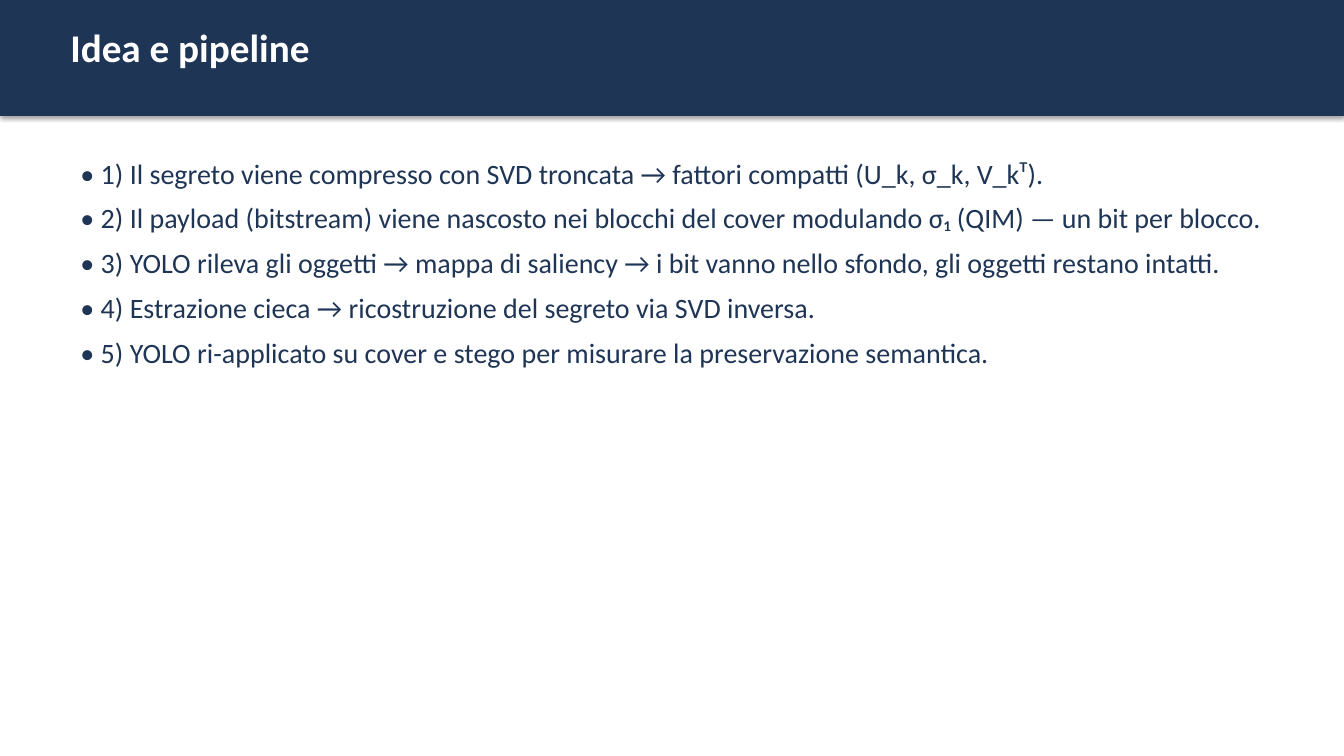
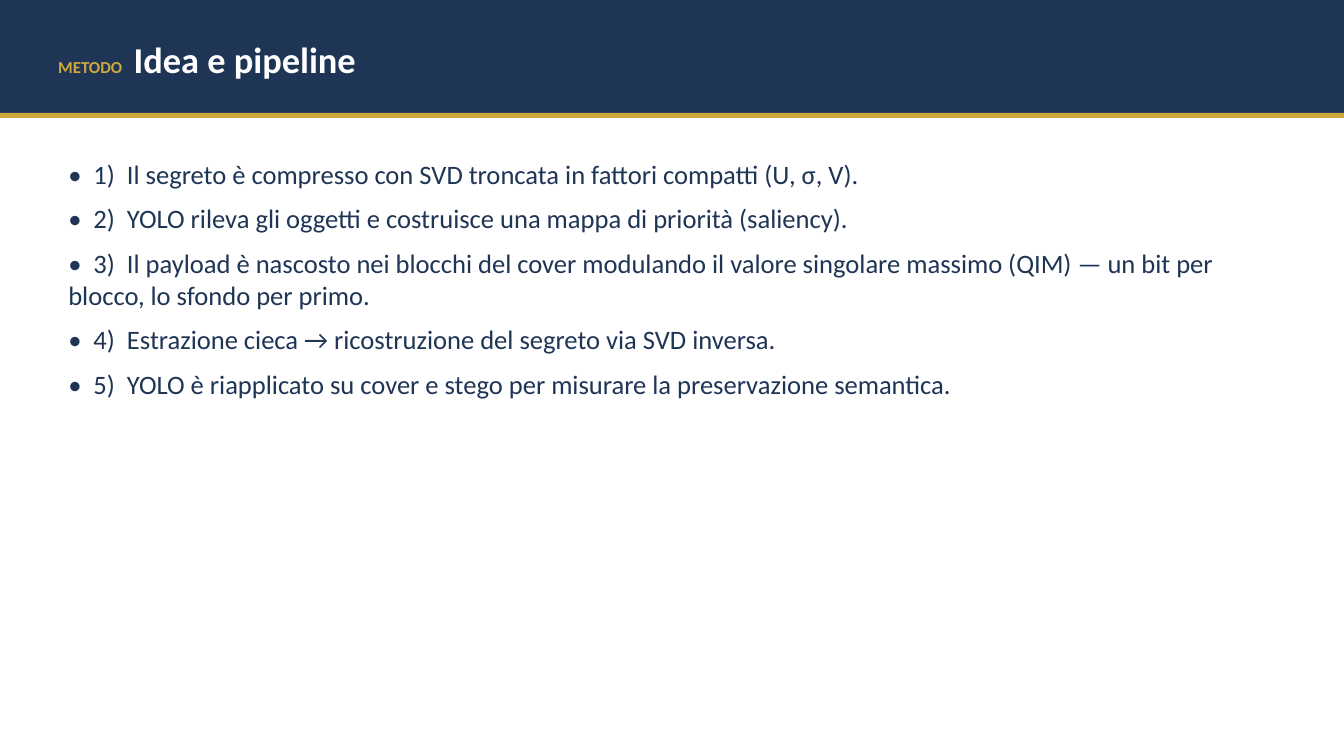
Before and after one commit to elmachico01/SVD_Claude, a slide deck: slide 4 of docs/presentazione.pptx. Drawn at 1344x756 pixels with LibreOffice and Linux fonts; fonts in the diff are those of the drawing. Boxes give left, top, right and bottom in pixels: in the first picture for what was removed or moved away, otherwise in the second. Text is boxed around its words. In the diff, an @@ line names an element or a change of style, - is before the commit and + after.

```diff
--- a/docs/presentazione.pptx
+++ b/docs/presentazione.pptx
@@ rectangle at bbox=[0, 0, 1344, 113]: shadow off @@
@@ text "METODO Idea e pipeline" at bbox=[58, 47, 356, 79]: vertical alignment top to middle @@
@@ text at bbox=[58, 47, 356, 79]: text changed; size 28 to 26 pt @@
-Idea e pipeline
+METODO Idea e pipeline
@@ rectangle added at bbox=[0, 113, 1344, 118], fill #CFA83C @@
@@ text at bbox=[68, 164, 1212, 310]: text changed; size 20 to 19 pt @@
-• 1) Il segreto viene compresso con SVD troncata → fattori compatti (U_k, σ_k, V_kᵀ).
-• 2) Il payload (bitstream) viene nascosto nei blocchi del cover modulando σ₁ (QIM) — un bit per blocco.
-• 3) YOLO rileva gli oggetti → mappa di saliency → i bit vanno nello sfondo, gli oggetti restano intatti.
+• 1) Il segreto è compresso con SVD troncata in fattori compatti (U, σ, V).
+• 2) YOLO rileva gli oggetti e costruisce una mappa di priorità (saliency).
+• 3) Il payload è nascosto nei blocchi del cover modulando il valore singolare massimo (QIM) — un bit per blocco, lo sfondo per primo.
@@ text at bbox=[93, 329, 775, 354]: size 20 to 19 pt in "• 4) Estrazione cieca → ricostruzione del ..."; more space between paragraphs @@
@@ text at bbox=[93, 374, 950, 399]: text changed; size 20 to 19 pt @@
-• 5) YOLO ri-applicato su cover e stego per misurare la preservazione semantica.
+• 5) YOLO è riapplicato su cover e stego per misurare la preservazione semantica.
```
Also in this commit, not shown: 7 other slides changed, 5 slides added, 8 slides removed, 5 other files.
